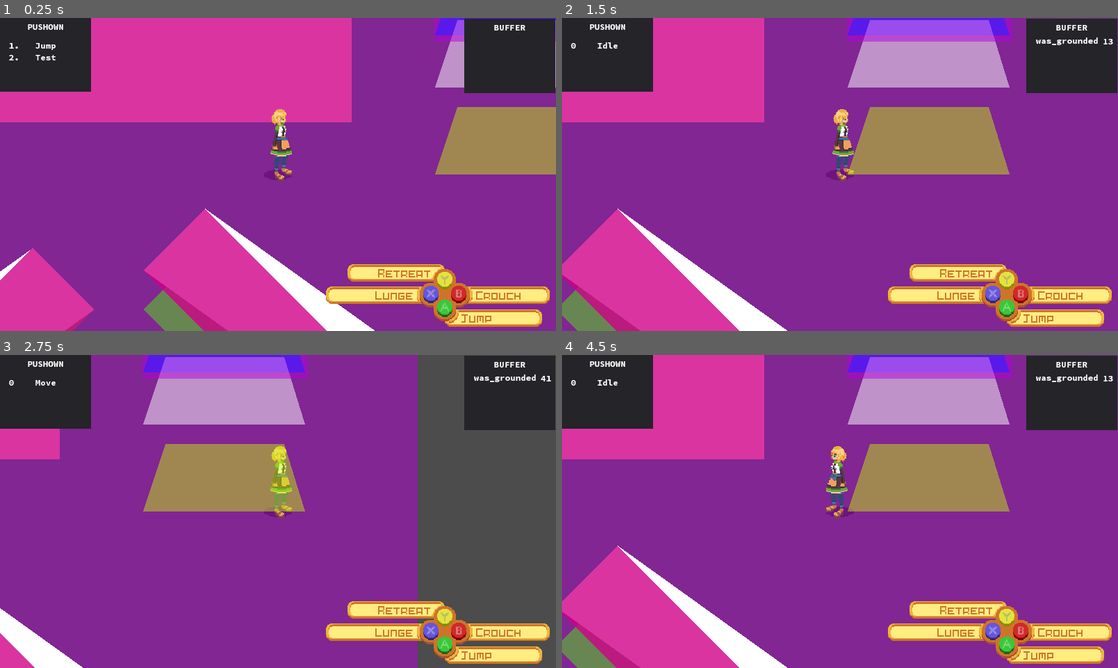
Above: before the commit, frames 1-4 (two rows, left to right).
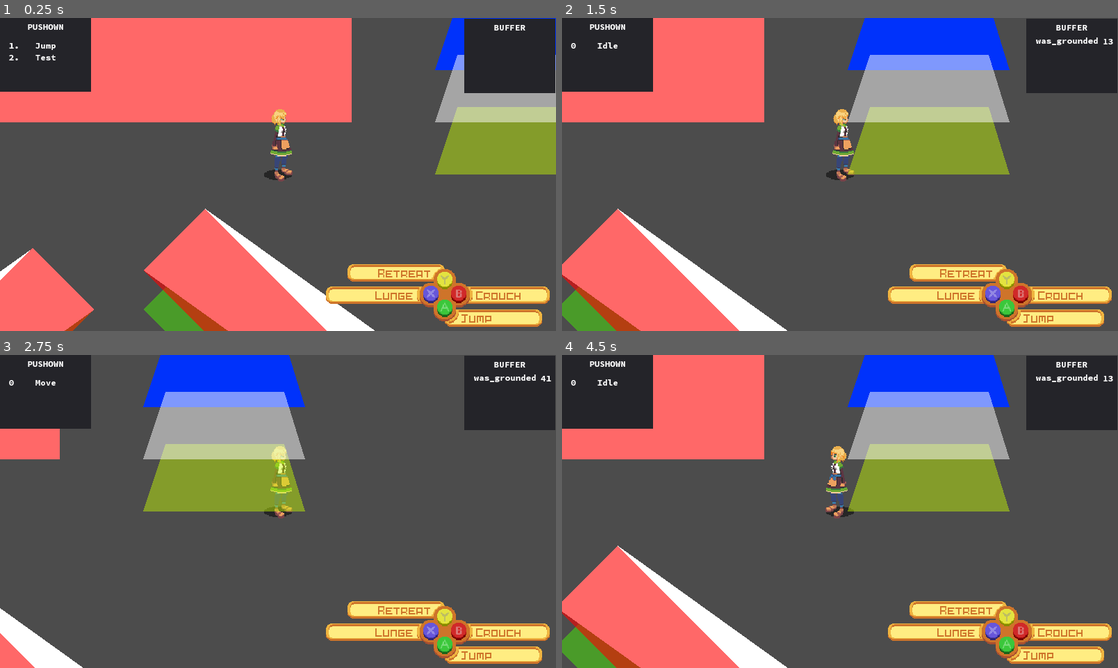
Above: after the commit, the same moments.

Repository: MTareqAzim/scratchpad
Game: Godot game, scene res://Scenes/World/World.tscn
The game is run twice, just before and just after one commit, with the same random seed, the same clock (stepped at 60 frames per second) and the same inputs.
Inputs (mouse positions are in pixels of both pictures, inside the frame that each line leads up to):
- Up to frame 1 (0.25 s): no input
- Up to frame 2 (1.5 s): tap Enter (ui_accept) at 0.5, 0.77 s; move the mouse to (962, 158) at 0.52 s; hold Right (ui_right) 0.53-1.25 s; click (962, 158) at 0.67 s; drag from (728, 190) to (917, 49) at 1.27 s
- Up to frame 3 (2.75 s): tap Enter (ui_accept) at 2 s; move the mouse to (333, 442) at 2.02 s; hold Right (ui_right) from 2.03 s (still down)
- Up to frame 4 (4.5 s): release Right (ui_right) at 2.75 s; drag from (812, 574) to (778, 364) at 2.77 s; tap Enter (ui_accept) at 3.5, 3.77 s; move the mouse to (1006, 558) at 3.52 s; hold Left (ui_left) 3.53-4.25 s; drag from (673, 464) to (923, 358) at 4.27 s

The runs differ from the first frame. In frame 1, 86% of the frame differs, in the area x 0-100%, y 0-100%; in frame 2, 86%; in frame 3, 68%; in frame 4, 86%.

Commit message:
Fix static wall shadow.

Diff:
--- a/Scenes/World/World.tscn
+++ b/Scenes/World/World.tscn
@@ -23,11 +23,8 @@
 
 [node name="Shadow Mask" parent="." instance=ExtResource( 1 )]
 position = Vector2( 420, 530 )
-_z_pos = 0
-_height = 0
 _width = 1300
 _length = 1000
-_angle = 0
 
 [node name="CollisionPolygon2D" parent="Shadow Mask" index="0"]
 polygon = PoolVector2Array( -650, -500, 650, -500, 650, 500, -650, 500 )
@@ -68,11 +65,9 @@
 
 [node name="Shadow Mask" parent="DepthSorter/StaticSlope2P5D2" instance=ExtResource( 1 )]
 editor/display_folded = true
-_z_pos = 0
 _height = 80
 _width = 500
 _length = 300
-_angle = 0
 
 [node name="CollisionPolygon2D" parent="DepthSorter/StaticSlope2P5D2/Shadow Mask" index="0"]
 polygon = PoolVector2Array( -250, -150, 250, -150, 250, 150, -250, 150 )
@@ -187,7 +182,6 @@
 shape = SubResource( 2 )
 
 [node name="Shadow Mask" parent="DepthSorter/StaticSlope2P5D5" instance=ExtResource( 1 )]
-_z_pos = 0
 _height = 60
 _width = 100
 _length = 300
@@ -205,6 +199,7 @@
 cast_to = Vector2( -212.132, 152.132 )
 
 [node name="StaticSlope2P5D6" parent="DepthSorter" instance=ExtResource( 3 )]
+editor/display_folded = true
 position = Vector2( -54, 367 )
 _height = 60
 _width = 100
@@ -240,7 +235,6 @@
 shape = SubResource( 3 )
 
 [node name="Shadow Mask" parent="DepthSorter/StaticSlope2P5D6" instance=ExtResource( 1 )]
-_z_pos = 0
 _height = 60
 _width = 100
 _length = 300
@@ -258,16 +252,16 @@
 cast_to = Vector2( -212.132, -272.132 )
 
 [node name="StaticWall2P5D" parent="DepthSorter" instance=ExtResource( 5 )]
-position = Vector2( 830, 330 )
-_z_pos = -100
+position = Vector2( 830, 370 )
+_z_pos = -60
 _height = 60
 
 [node name="DistToGround" parent="DepthSorter/StaticWall2P5D" index="0"]
 visible = true
-cast_to = Vector2( 0, 100 )
+cast_to = Vector2( 0, 60 )
 
 [node name="GroundShape" parent="DepthSorter/StaticWall2P5D" index="1"]
-position = Vector2( 0, 100 )
+position = Vector2( 0, 60 )
 polygon = PoolVector2Array( -51, -34, 86, -34, 110, 44, -76, 44 )
 
 [node name="TopShape" parent="DepthSorter/StaticWall2P5D" index="2"]
@@ -289,42 +283,21 @@
 shape = SubResource( 4 )
 
 [node name="Shadow Mask" parent="DepthSorter/StaticWall2P5D" instance=ExtResource( 1 )]
-position = Vector2( 18, -34 )
-_z_pos = -60
-_height = 0
-_width = 190
-_length = 50
-_angle = 0
+position = Vector2( 14, -52 )
+_z_pos = -120
+_width = 200
+_length = 100
 
 [node name="CollisionPolygon2D" parent="DepthSorter/StaticWall2P5D/Shadow Mask" index="0"]
-polygon = PoolVector2Array( -95, -25, 95, -25, 95, 25, -95, 25 )
+polygon = PoolVector2Array( -100, -50, 100, -50, 100, 50, -100, 50 )
 
 [node name="Base" parent="DepthSorter/StaticWall2P5D/Shadow Mask" index="1"]
-polygon = PoolVector2Array( -95, -25, 95, -25, 95, 25, -95, 25 )
-polygons = [ PoolVector2Array( -95, -25, 95, -25, 95, 25, -95, 25 ) ]
+polygon = PoolVector2Array( -100, -50, 100, -50, 100, 50, -100, 50 )
+polygons = [ PoolVector2Array( -100, -50, 100, -50, 100, 50, -100, 50 ) ]
 
 [node name="Rise" parent="DepthSorter/StaticWall2P5D/Shadow Mask" index="2"]
-position = Vector2( 0, 25 )
-cast_to = Vector2( 0, -50 )
-
-[node name="Shadow Mask2" parent="DepthSorter/StaticWall2P5D" instance=ExtResource( 1 )]
-position = Vector2( 19, -73 )
-_z_pos = -60
-_height = 0
-_width = 170
-_length = 50
-_angle = 0
-
-[node name="CollisionPolygon2D" parent="DepthSorter/StaticWall2P5D/Shadow Mask2" index="0"]
-polygon = PoolVector2Array( -85, -25, 85, -25, 85, 25, -85, 25 )
-
-[node name="Base" parent="DepthSorter/StaticWall2P5D/Shadow Mask2" index="1"]
-polygon = PoolVector2Array( -85, -25, 85, -25, 85, 25, -85, 25 )
-polygons = [ PoolVector2Array( -85, -25, 85, -25, 85, 25, -85, 25 ) ]
-
-[node name="Rise" parent="DepthSorter/StaticWall2P5D/Shadow Mask2" index="2"]
-position = Vector2( 0, 25 )
-cast_to = Vector2( 0, -50 )
+position = Vector2( 0, 50 )
+cast_to = Vector2( 0, -100 )
 
 [node name="Player2" parent="DepthSorter" instance=ExtResource( 6 )]
 position = Vector2( 573, 474 )
@@ -360,5 +333,3 @@
 [editable path="DepthSorter/StaticWall2P5D/Depth Sort"]
 
 [editable path="DepthSorter/StaticWall2P5D/Shadow Mask"]
-
-[editable path="DepthSorter/StaticWall2P5D/Shadow Mask2"]
--- a/Utils/Physics Bodies/static_slope_2p5d.gd
+++ b/Utils/Physics Bodies/static_slope_2p5d.gd
@@ -61,16 +61,18 @@
 
 
 func get_top_z_pos(points: Array) -> int:
+	var top_z_pos = _z_pos
 	var altitude = 0
 
-	for point in points:
-		point = to_local(point)
-		altitude = max(altitude, _get_altitude(point))
-
-	var fraction = 1.0 * altitude / float(_length)
-	if fraction > 1.0:
-		fraction = 1.0
-	return _z_pos - int(ceil(_height * fraction))
+	if _height != 0:
+		for point in points:
+			point = to_local(point)
+			altitude = max(altitude, _get_altitude(point))
+
+		var fraction = 1.0 * altitude / float(_length)
+		top_z_pos = _z_pos - int(ceil(_height * fraction))
+
+	return top_z_pos
 
 
 func get_base_transform() -> Transform2D:
--- a/Utils/Shadow/ShadowMask.tscn
+++ b/Utils/Shadow/ShadowMask.tscn
@@ -13,6 +13,7 @@
 polygon = PoolVector2Array( -10, -10, 10, -10, 10, 10, -10, 10 )
 
 [node name="Base" type="Polygon2D" parent="."]
+visible = false
 modulate = Color( 0.713726, 0, 0.858824, 1 )
 polygon = PoolVector2Array( -10, -10, 10, -10, 10, 10, -10, 10 )
 polygons = [ PoolVector2Array( -10, -10, 10, -10, 10, 10, -10, 10 ) ]
--- a/Utils/Shadow/shadow_mask.gd
+++ b/Utils/Shadow/shadow_mask.gd
@@ -44,14 +44,18 @@
 
 
 func get_top_z_pos(points: Array) -> int:
+	var top_z_pos = _z_pos
 	var altitude = 0
 
-	for point in points:
-		point = to_local(point)
-		altitude = max(altitude, _get_altitude(point))
+	if _height != 0:
+		for point in points:
+			point = to_local(point)
+			altitude = max(altitude, _get_altitude(point))
 
-	var fraction = 1.0 * altitude / float(_length)
-	return _z_pos - int(ceil(_height * fraction))
+		var fraction = 1.0 * altitude / float(_length)
+		top_z_pos = _z_pos - int(ceil(_height * fraction))
+
+	return top_z_pos
 
 
 func is_within(pos: Vector2) -> bool:
